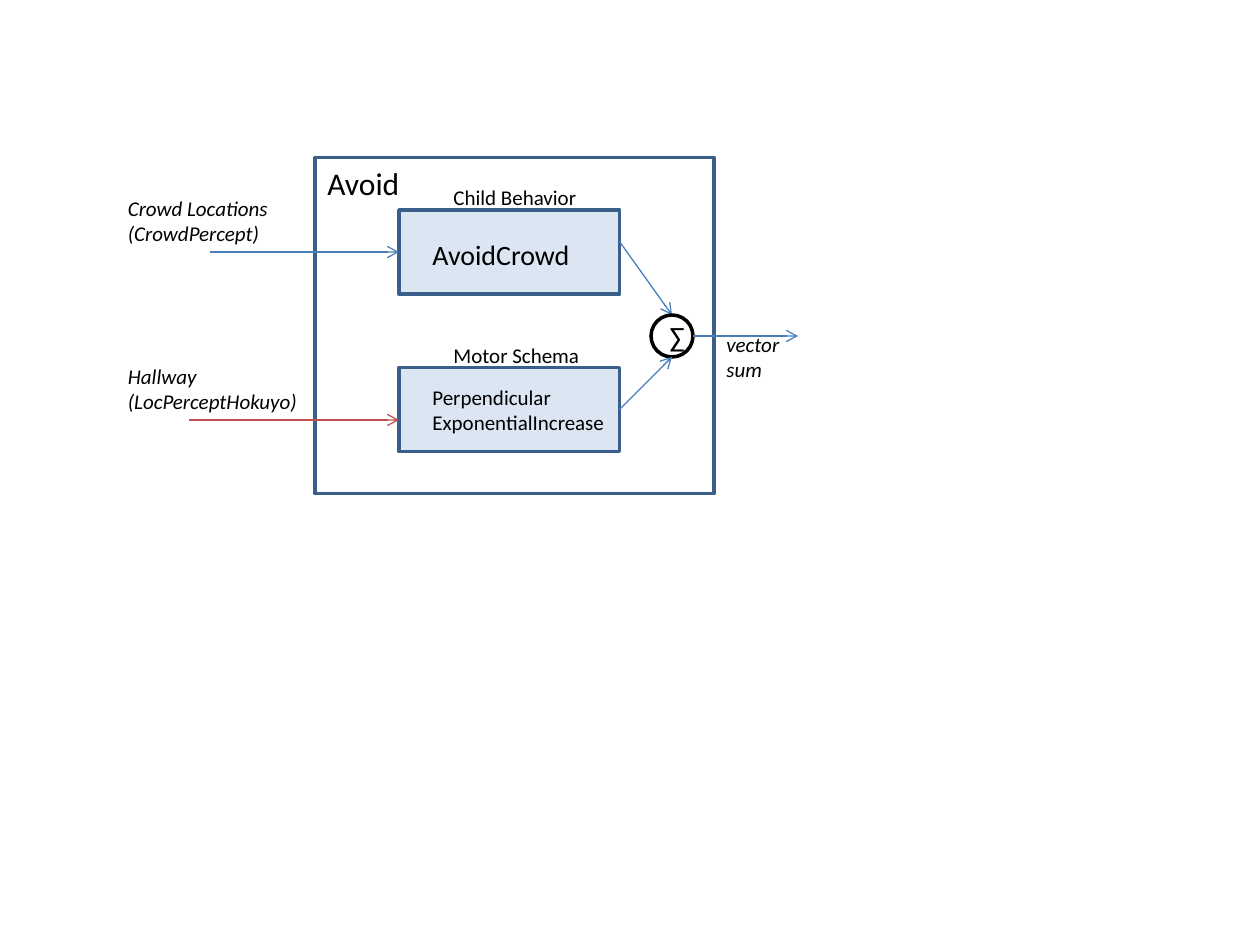
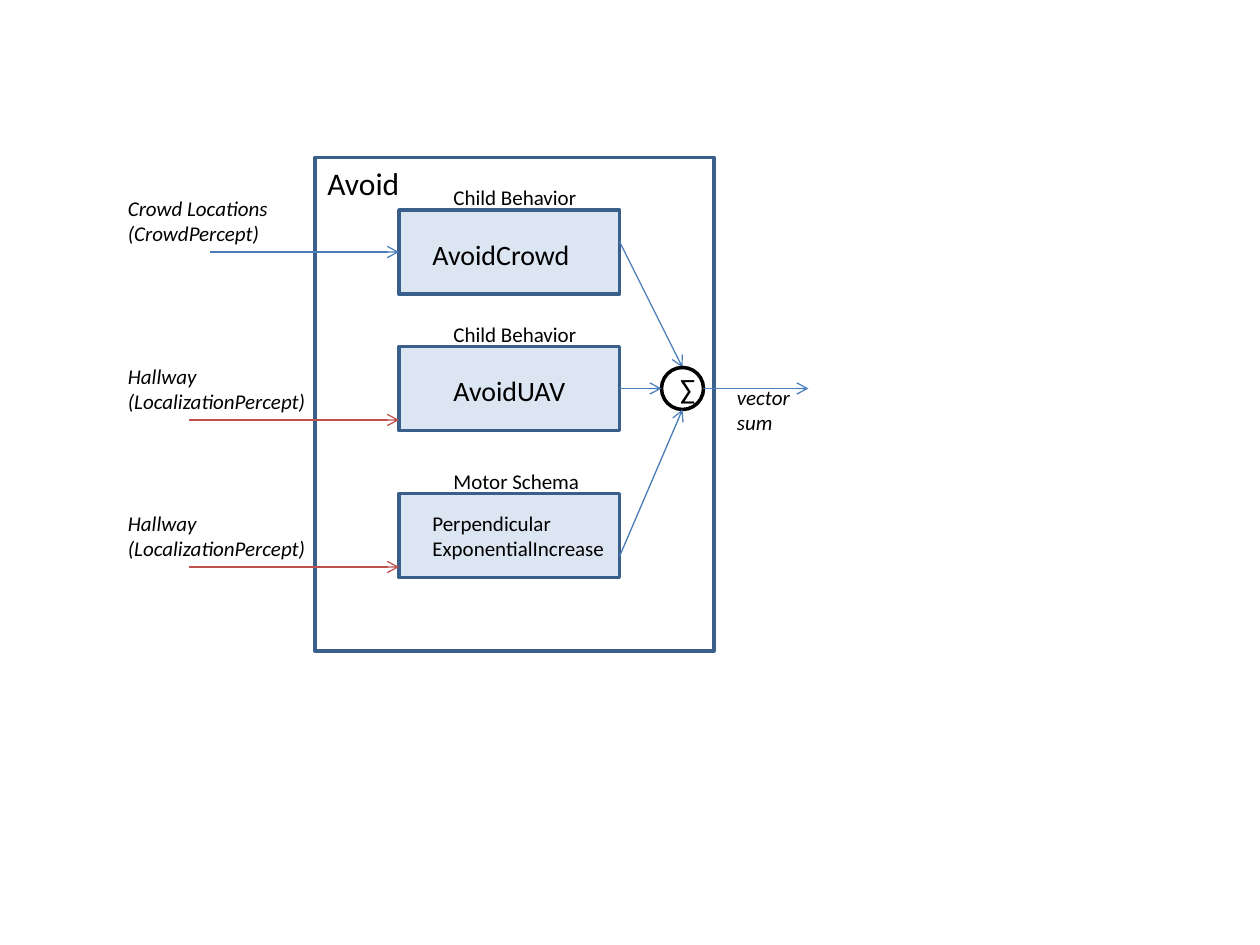
Before and after one commit to ewilcox/Unity_UAV, a slide deck: slide 4 of UAVbehavior/TRM/Diagrams/Parent Behaviors.pptx. Drawn at 1260x945 pixels with LibreOffice and Linux fonts; fonts in the diff are those of the drawing. Boxes give left, top, right and bottom in pixels: in the first picture for what was removed or moved away, otherwise in the second. Text is boxed around its words. In the diff, an @@ line names an element or a change of style, - is before the commit and + after.

Commit message:
Updated Parent Behavior diagrams

```diff
--- a/UAVbehavior/TRM/Diagrams/Parent Behaviors.pptx
+++ b/UAVbehavior/TRM/Diagrams/Parent Behaviors.pptx
@@ rectangle: place and size @@
-rectangle at (315,158,714,494)
+rectangle at (315,158,714,651)
@@ arrow moved from (620, 242) - (672, 315) to (620, 242) - (683, 368) @@
@@ text added at (453,327,576,348), 12 pt, text #000000 @@
+Child Behavior
@@ rectangle: place and size @@
-rectangle at (399,368,620,452)
+rectangle at (399,346,620,431)
@@ text added at (453,381,565,401), 16 pt, text #000000 @@
+AvoidUAV
@@ arrow moved from (620, 410) - (672, 357) to (620, 388) - (662, 388) @@
@@ ellipse "∑": place and size @@
-ellipse "∑" at (651,315,693,357)
+ellipse "∑" at (662,368,703,410)
@@ arrow moved from (693, 336) - (798, 336) to (703, 388) - (809, 388) @@
@@ text "vector sum": place and size @@
-text "vector sum" at (726,335,779,377)
+text "vector sum" at (737,388,790,430)
@@ text at (128,394,305,413): text changed @@
-(LocPerceptHokuyo)
+(LocalizationPercept)
@@ arrow added from (620, 557) to (683, 410), #4B7EBC 0.75 pt @@
@@ text "Motor Schema": place and size @@
-text "Motor Schema" at (453,348,579,369)
+text "Motor Schema" at (453,474,579,495)
@@ rectangle added at (399,494,620,578), fill #DCE6F2, outline #3A5F8C 2 pt @@
@@ text "Perpendicular": place and size @@
-text "Perpendicular" at (432,390,603,434)
+text "Perpendicular" at (432,516,603,560)
@@ text added at (128,516,305,560), 12 pt, text #000000, italic @@
+Hallway
+(LocalizationPercept)
@@ arrow added from (189, 567) to (399, 567), #C0504D 0.75 pt @@
```
Also in this commit, not shown: 3 other slides changed.
